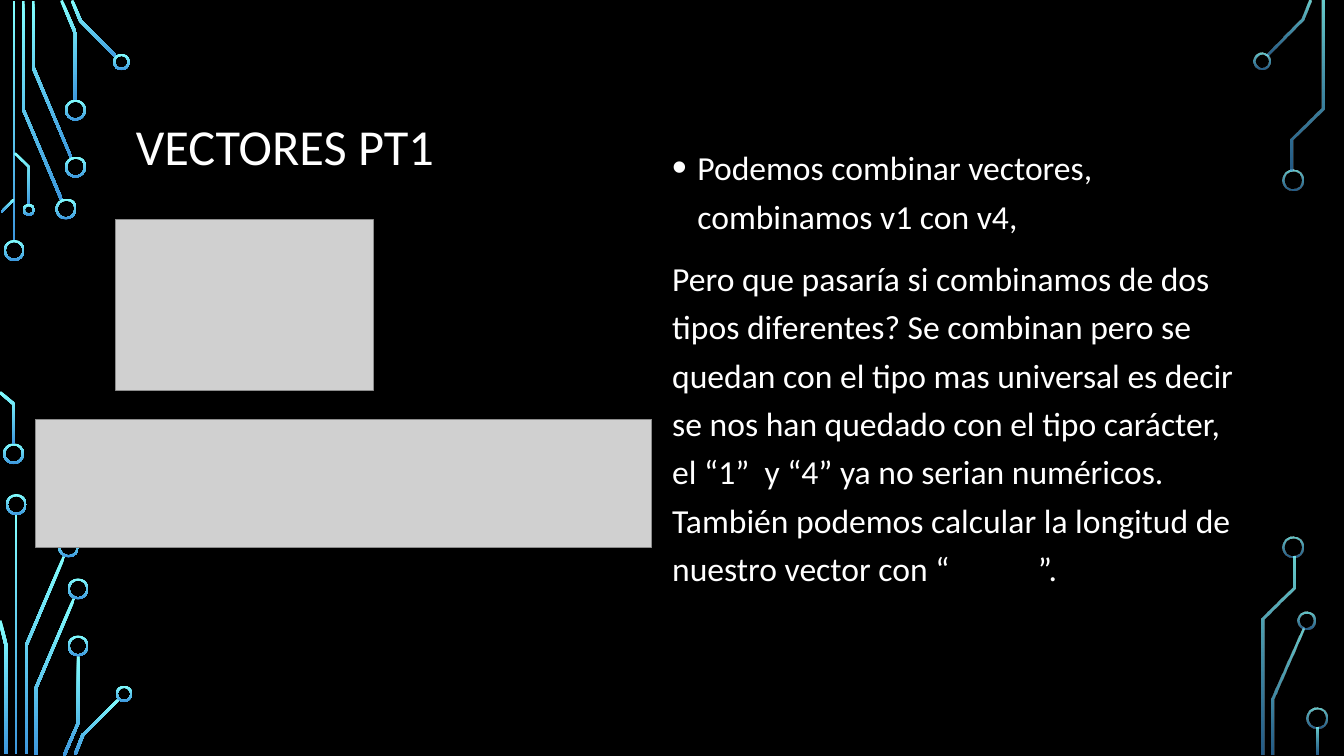
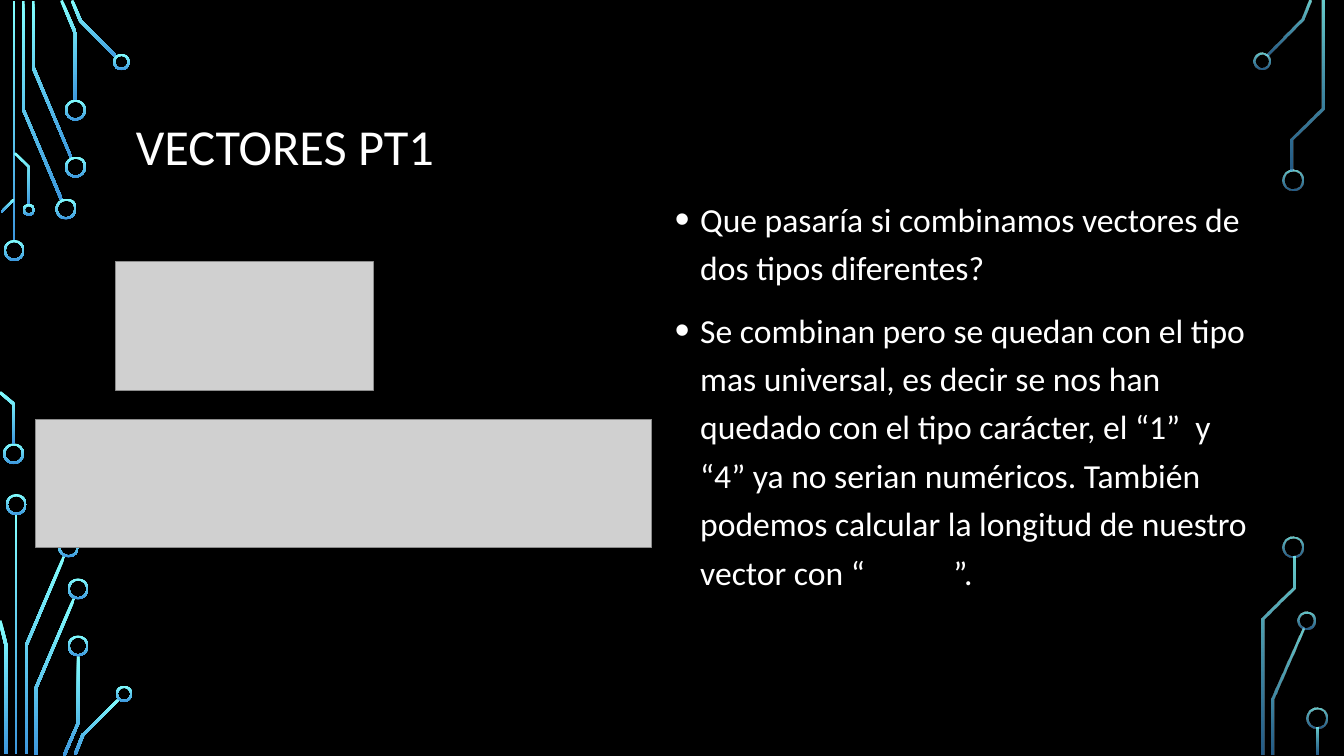
Before and after one commit to DPrietoRazola/R-DataScience, a slide deck: slide 5 of 1-Tipos de Datos.pptx. Drawn at 1344x756 pixels with LibreOffice and Linux fonts; fonts in the diff are those of the drawing; grey boxes stand for pictures; background and template pictures are left out. Boxes give left, top, right and bottom in pixels: in the first picture for what was removed or moved away, otherwise in the second. Text is boxed around its words. In the diff, an @@ line names an element or a change of style, - is before the commit and + after.

```diff
--- a/1-Tipos de Datos.pptx
+++ b/1-Tipos de Datos.pptx
@@ text at bbox=[700, 208, 1247, 586]: text changed @@
-• Podemos combinar vectores, combinamos v1 con v4, “v5 <- c(v1,v4)”.
-Pero que pasaría si combinamos de dos tipos diferentes? Se combinan pero se quedan con el tipo mas universal es decir se nos han quedado con el tipo carácter, el “1” y “4” ya no serian numéricos. También podemos calcular la longitud de nuestro vector con “lenght”.
+• Que pasaría si combinamos vectores de dos tipos diferentes? “v5 <- c(v1,v2)”.
+• Se combinan pero se quedan con el tipo mas universal, es decir se nos han quedado con el tipo carácter, el “1” y “4” ya no serian numéricos. También podemos calcular la longitud de nuestro vector con “lenght”.
@@ picture: place and size @@
-picture at bbox=[115, 220, 373, 390]
+picture at bbox=[115, 262, 373, 390]
```
